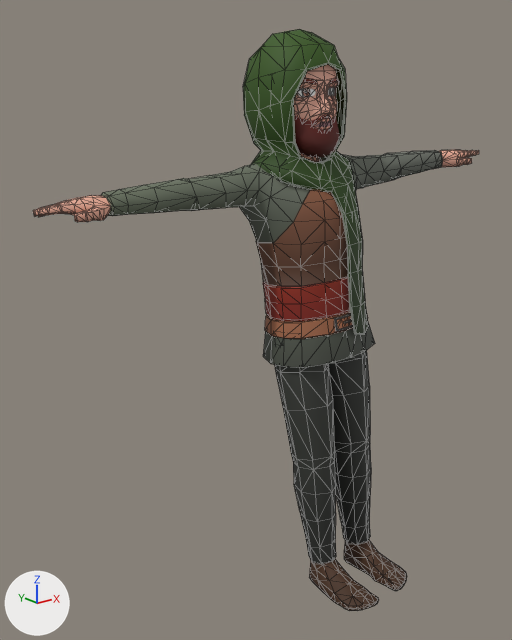
Before and after pictures for a commit that changed the glTF model models/characters/ivor.glb.
Rendered twice from a 50 mm lens placed at (-1.635, -1.875, 1.285), pointed at (-0.149, -0.017, 0.542). The lights are fixed; the arrows at lower left show +X, +Y and +Z. Mesh edges are drawn as thin lines on the coarser meshes. Objects named as collision shapes, trigger or cutter boxes, shadow casters or lower levels of detail are left out. Where no turn or scale is listed for an object, it has been applied to the vertices.

Names of what the first picture shows: 'Cube.001', 'M_Feet_BaseMesh.001', 'M_Head_BaseMesh.002', 'M_lBody_BaseMesh.001', 'simply_coll.002', 'simply_coll.003'.
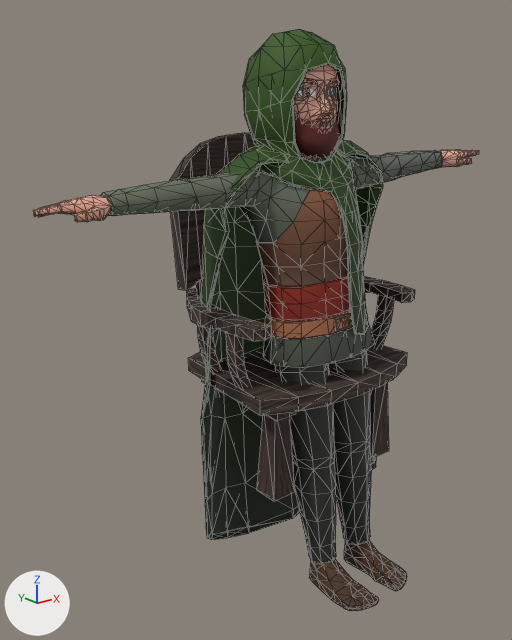
What differs and where, as boxes [x1, y1, x2, y2] in the pictures (512 x 640 px):
'chair.027', added: after [170, 133, 415, 501]
'Plane.002', added: after [201, 140, 383, 540]

What the commit changed:
Picture 'w10_light_normal' (img_w10_light_normal) is new.
Picture 'w10_light_rou' (img_w10_light_rou) is new.
Picture 'w10_light' (img_w10_light) is new.
Material 'table_light' (mat_table_light) is new.
Uses the picture img_w10_light.
Uses the picture img_w10_light_normal.
Uses the picture img_w10_light_rou.
Mesh me_plane_002 is new.
It has 280 vertices, 528 faces and spans x -0.402..0.459, y 0.009..0.281, z -0.442..1.041.
It uses material mat_tex_001 (picture img_imphenziapalette02_albedo).
Mesh me_cube_043 is new.
It has 304 vertices, 496 faces and spans x -0.391..0.391, y -0.286..0.373, z 0.0..1.164.
It uses material mat_table_light.
Object 'Plane.002' (ob_plane_002) is new; it shows me_plane_002.
Its location is (0.005, -0.184, 0.109).
Object 'chair.027' (ob_chair_027) is new; it shows me_cube_043.
Its location is (0.0, -0.089, 0.0).
